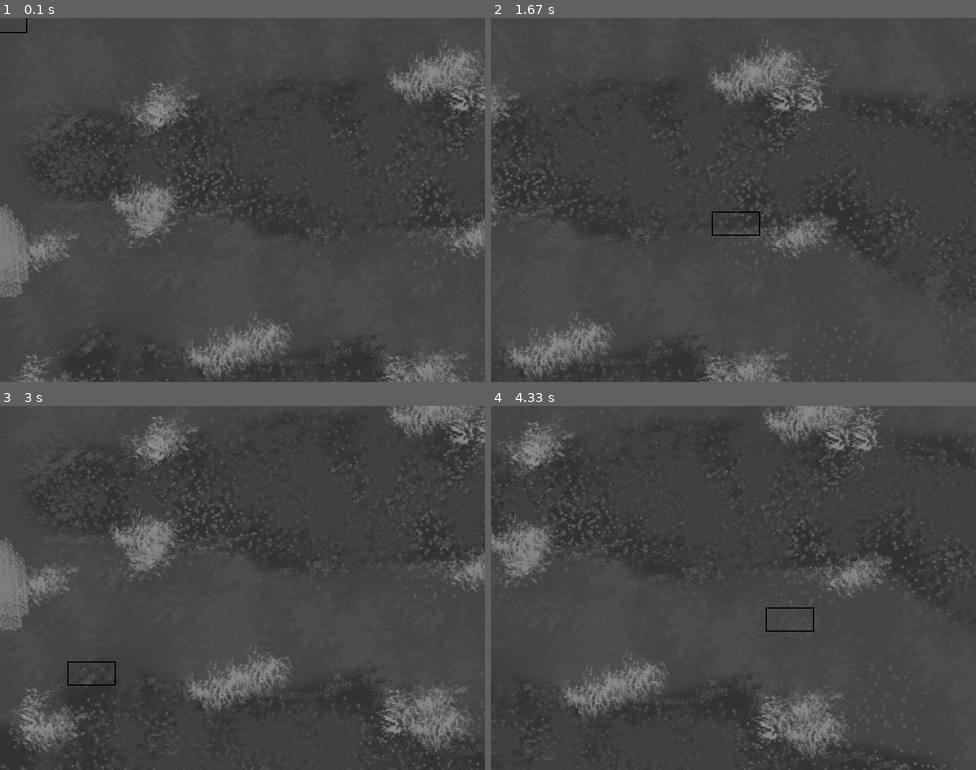
Above: before the commit, frames 1-4 (two rows, left to right).
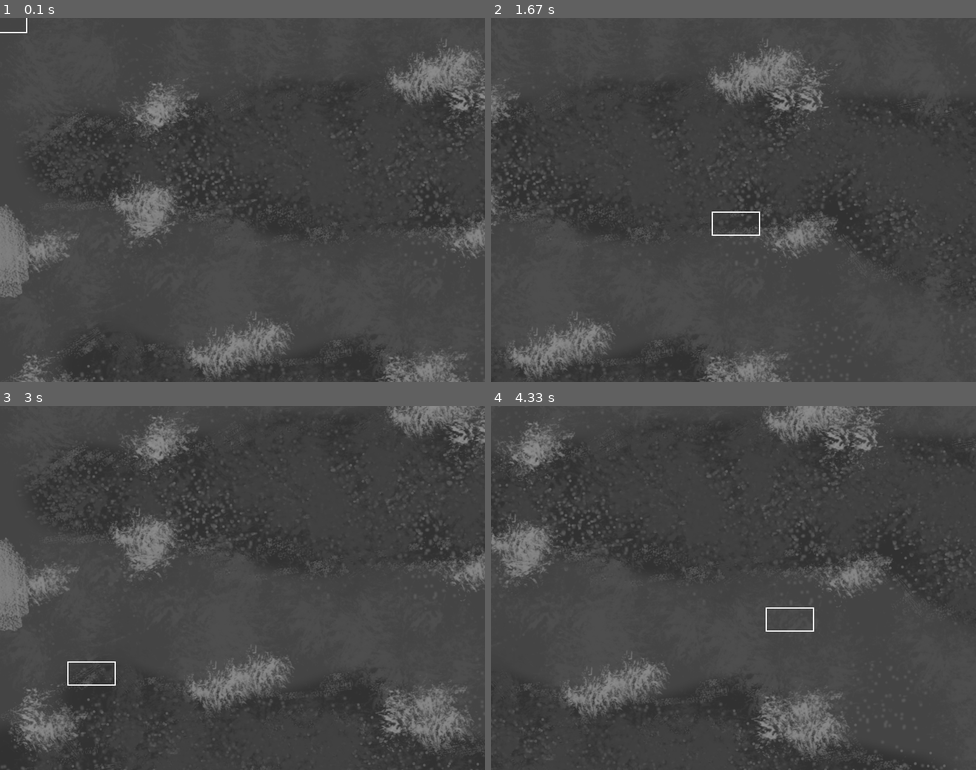
Above: after the commit, the same moments.

Repository: gingerwitch64/school-projects
Game: pygame game, started from pygame-project/__main__.py
Same seed, same stepped clock (60 frames per second), same inputs: the game is played once before the commit and once after it.
Inputs (mouse positions are in pixels of both pictures, inside the frame that each line leads up to):
- Up to frame 1 (0.1 s): no input
- Up to frame 2 (1.67 s): hold Right 0.33-0.8 s; move the mouse to (714, 214) at 0.37 s; hold Up 0.83-1.13 s; move the mouse to (888, 189) at 0.87 s; hold Right 1.17-1.63 s; move the mouse to (733, 221) at 1.2 s
- Up to frame 3 (3 s): hold Left 1.67-2.2 s; move the mouse to (126, 591) at 1.7 s; hold Down 2.23-2.53 s; move the mouse to (291, 668) at 2.27 s; hold Left 2.57-2.97 s; move the mouse to (92, 675) at 2.6 s
- Up to frame 4 (4.33 s): hold Up 3-3.37 s; move the mouse to (806, 460) at 3.03 s; hold Right 3.4-4.03 s; move the mouse to (912, 715) at 3.43 s; hold Down from 4.07 s (still down); move the mouse to (791, 620) at 4.1 s

The runs differ from the first frame. In frame 1, less than 0.1% of the frame differs, in the area x 0-6%, y 0-5%; in frame 2, 0.1%, in the area x 45-56%, y 53-60%; in frame 3, 0.1%; in frame 4, 0.1%.

Commit message:
change crosshair color

Diff:
--- a/pygame-project/__main__.py
+++ b/pygame-project/__main__.py
@@ -58,6 +58,6 @@
 
     pygame.draw.rect(display.surface,MISPRP,(0,0,display.x,display.y))
     pygame.Surface.blit(display.surface,thermal_bg,(-view.x,-view.y))
-    pygame.draw.rect(display.surface,TRANS,pygame.Rect(mousex-40,mousey-20,80,40),2)
+    pygame.draw.rect(display.surface,WHITE,pygame.Rect(mousex-40,mousey-20,80,40),2)
     pygame.display.update()
     clock.tick(framerate)
--- a/pygame-project/logic.py
+++ b/pygame-project/logic.py
@@ -29,7 +29,6 @@
 def clamp(num, min_value, max_value):
     return max(min(num, max_value), min_value)
 
-TRANS = (0,)*4
 BLACK = (0,)*3
 DARKGR = (25,)*3
 LIGHTGR = (150,)*3
